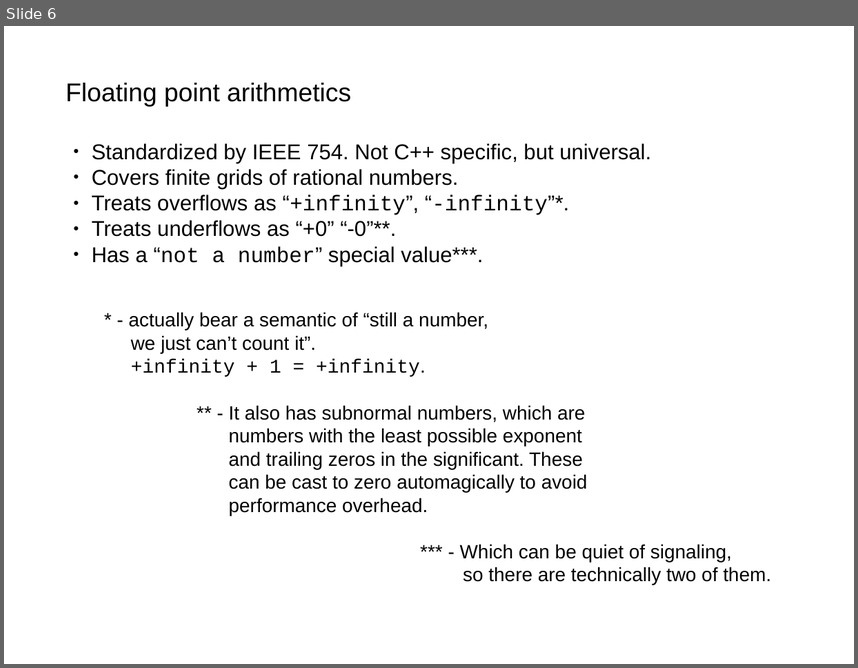
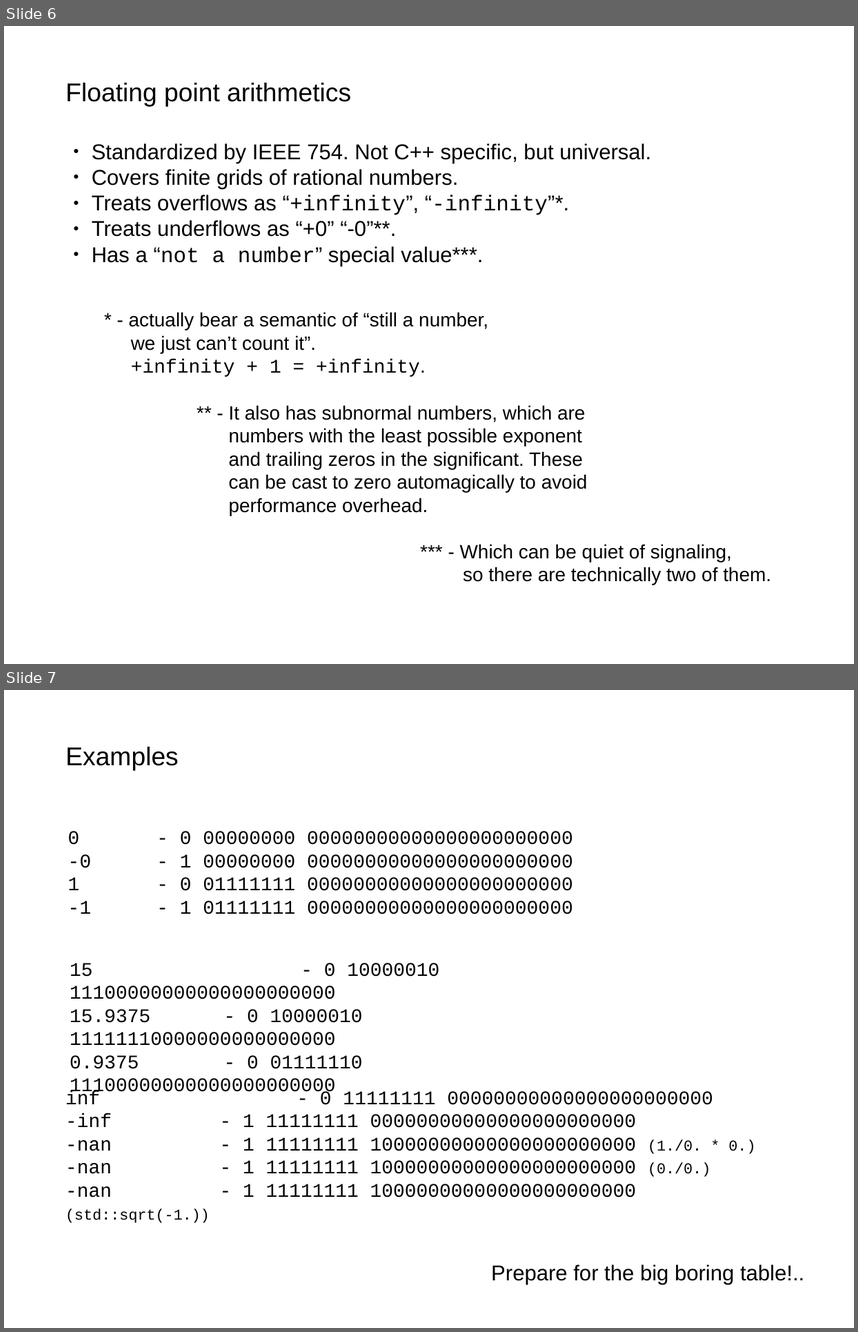
Before and after one commit to akalenuk/floating-point-experiments, a slide deck: floating.odp. Shown one above the other, each under a label of ours: slide 6 before the commit, slides 6 and 7 after it. The pictures are 858x668 and 858x1332 pixels, drawn with LibreOffice and Linux fonts; fonts in the diff are those of the drawing. Boxes give left, top, right and bottom in pixels: in the first picture for what was removed or moved away, otherwise in the second. Text is boxed around its words. In the diff, an @@ line names an element or a change of style, - is before the commit and + after.

Commit message:
float to binary now generates tables

```diff
--- a/floating.odp
+++ b/floating.odp
@@ slide 7 added at box(4, 690, 854, 1328), background #FFFFFF @@
@@ text added at box(65, 747, 179, 771), 24 pt, text #000000 @@
+Examples
@@ text added at box(68, 831, 573, 914), 18 pt, text #000000 @@
+0 - 0 00000000 00000000000000000000000
+-0 - 1 00000000 00000000000000000000000
+1 - 0 01111111 00000000000000000000000
+-1 - 1 01111111 00000000000000000000000
@@ text added at box(70, 963, 439, 1097), 18 pt, text #000000 @@
+15 - 0 10000010 11100000000000000000000
+15.9375 - 0 10000010 11111110000000000000000
+0.9375 - 0 01111110 11100000000000000000000
@@ text added at box(65, 1090, 755, 1223), 18 pt, text #000000 @@
+inf - 0 11111111 00000000000000000000000
+-inf - 1 11111111 00000000000000000000000
+-nan - 1 11111111 10000000000000000000000 (1./0. * 0.)
+-nan - 1 11111111 10000000000000000000000 (0./0.)
+-nan - 1 11111111 10000000000000000000000 (std::sqrt(-1.))
@@ text added at box(491, 1264, 804, 1285), 20 pt, text #000000 @@
+Prepare for the big boring table!..
```
Also in this commit, not shown: 1 slide changed, 2 other slides added, 1 other file.
